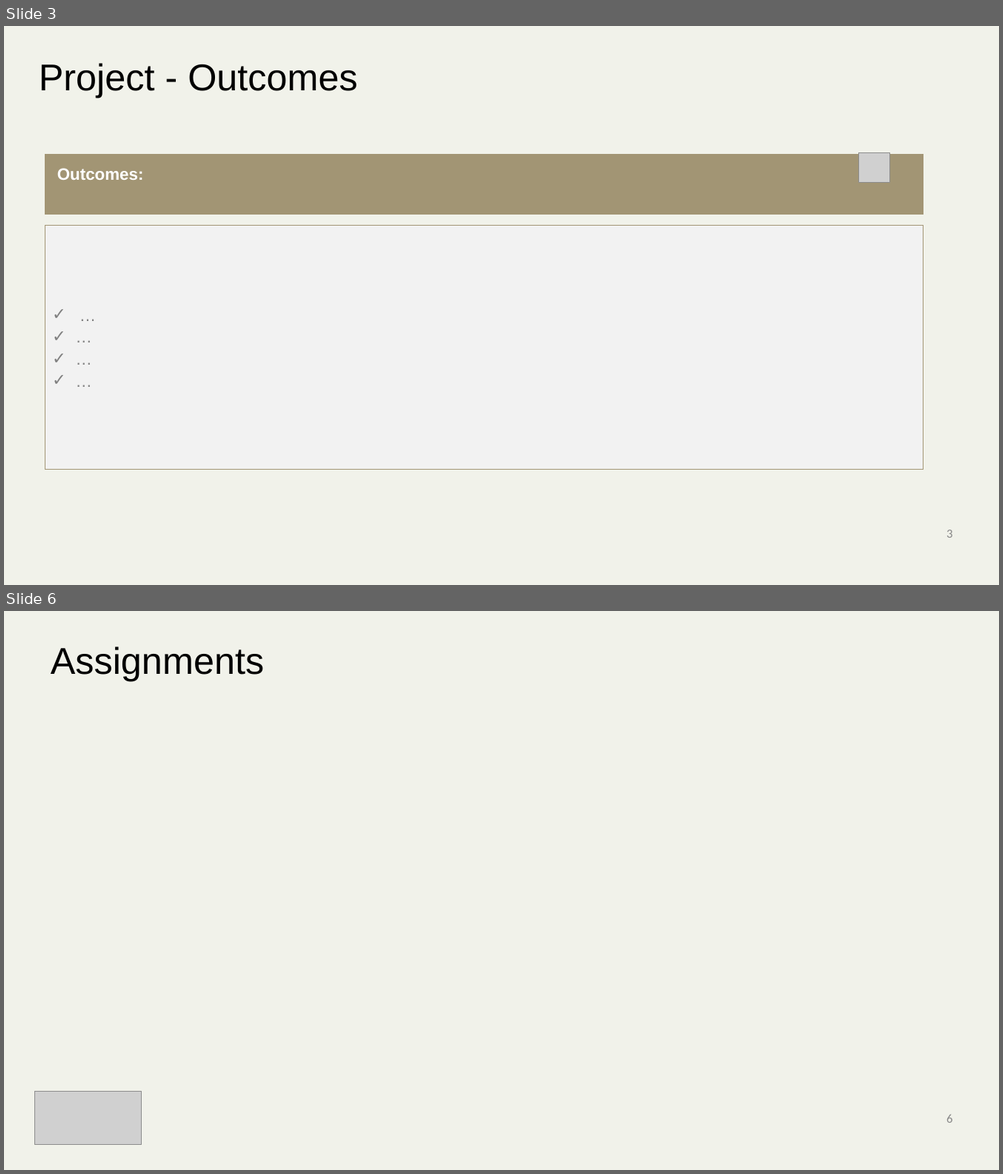
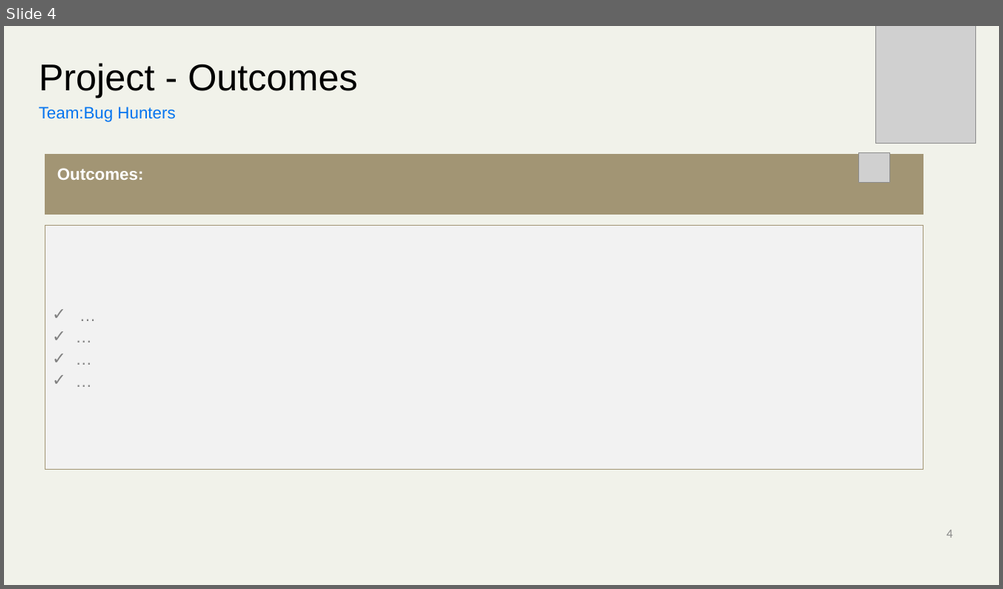
Before and after one commit to mickknutson/SITE_BOOTCAMP_QA, a slide deck: StudentWork/Nada/Project_01/SITE_PROJECT_TEMPLATE.pptx. Shown one above the other, each under a label of ours: slides 3 and 6 before the commit, slide 4 after it; the slides between them are not shown. The pictures are 1003x1174 and 1003x589 pixels, drawn with LibreOffice and Linux fonts; fonts in the diff are those of the drawing; grey boxes stand for pictures; background and template pictures are left out. Boxes give left, top, right and bottom in pixels: in the first picture for what was removed or moved away, otherwise in the second. Text is boxed around its words. In the diff, an @@ line names an element or a change of style, - is before the commit and + after.

```diff
--- a/StudentWork/Nada/Project_01/SITE_PROJECT_TEMPLATE.pptx
+++ b/StudentWork/Nada/Project_01/SITE_PROJECT_TEMPLATE.pptx
@@ slide 6 removed at <box>4,611,999,1170</box>, background #F1F2EA @@
@@ title removed at <box>51,647,264,681</box> @@
-Assignments
@@ picture removed at <box>35,1091,142,1145</box> @@
@@ rectangle removed at <box>18,1103,119,1160</box> @@
@@ page number removed at <box>946,1115,952,1123</box> @@
-6
@@ what was slide 3 is now slide 4 @@
@@ slide 4 changed as well @@
@@ picture added at <box>876,26,976,144</box> @@
@@ text added at <box>39,107,175,122</box>, 16 pt, text #0474EF @@
+Team:Bug Hunters
@@ page number at <box>946,530,952,538</box>: text changed @@
-3
+4
```
Also in this commit, not shown: 3 other slides changed, 3 slides added, 1 other slide removed, 13 other files.
